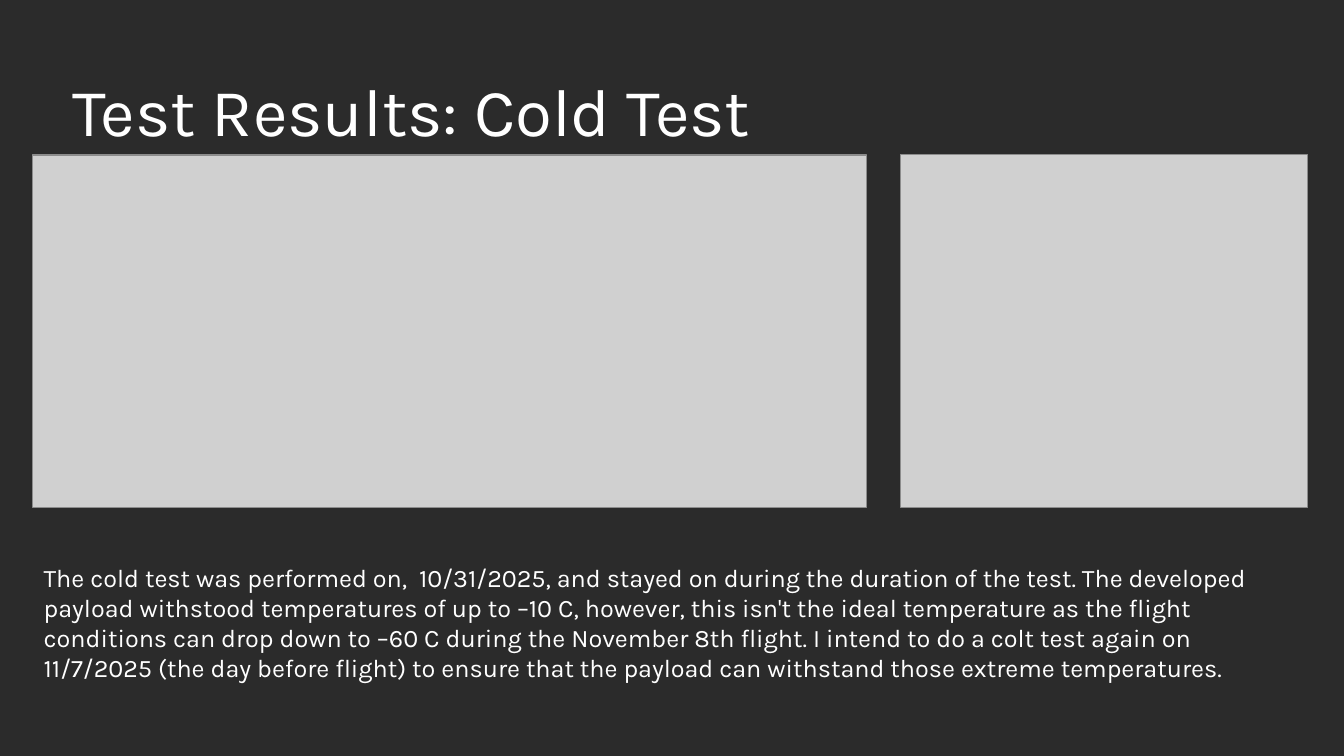
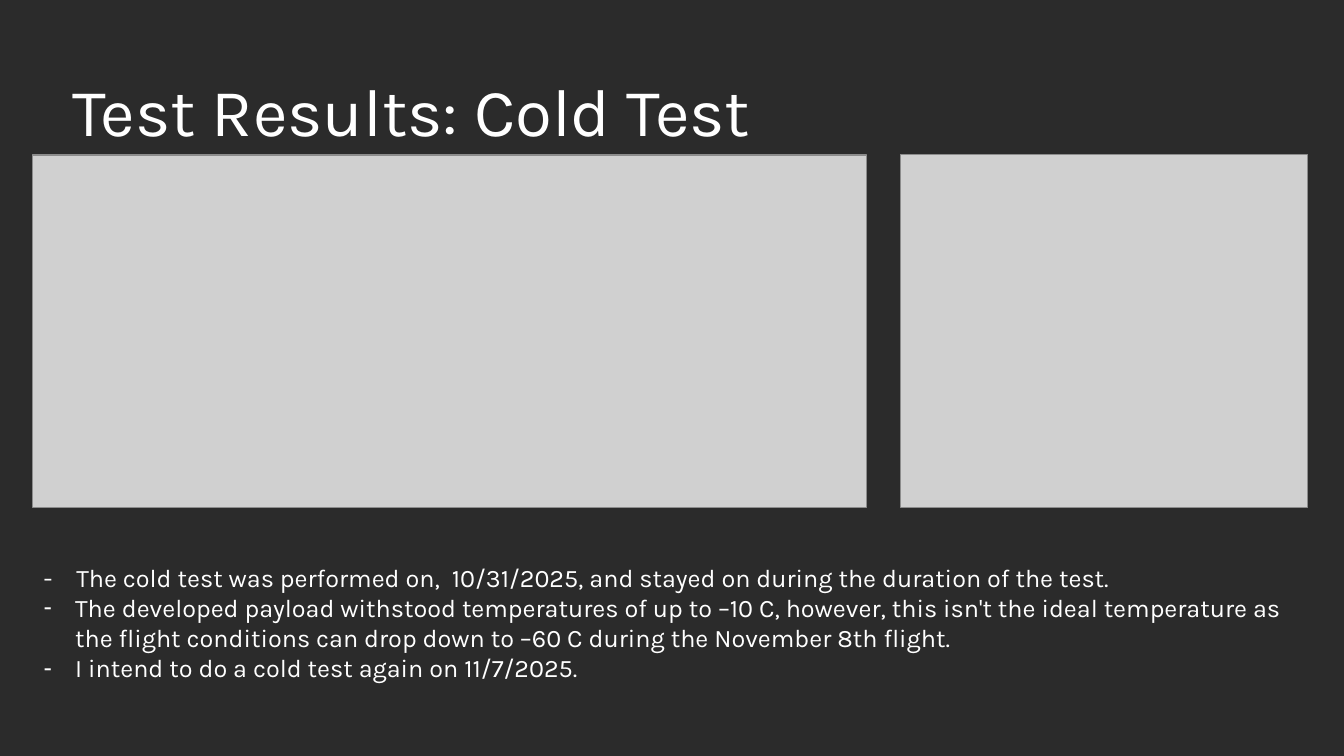
Before and after one commit to ArianR03/tinyml-demosat, a slide deck: slide 5 of design reviews/Fall FRR.pptx. Drawn at 1344x756 pixels with LibreOffice and Linux fonts; fonts in the diff are those of the drawing; grey boxes stand for pictures; background and template pictures are left out; a plain dark background stands for a picture behind light text. Boxes give left, top, right and bottom in pixels: in the first picture for what was removed or moved away, otherwise in the second. Text is boxed around its words. In the diff, an @@ line names an element or a change of style, - is before the commit and + after.

Commit message:
update FRR

```diff
--- a/design reviews/Fall FRR.pptx
+++ b/design reviews/Fall FRR.pptx
@@ text at (75, 568, 1280, 683): text changed @@
-The cold test was performed on, 10/31/2025, and stayed on during the duration of the test. The developed payload withstood temperatures of up to –10 C, however, this isn't the ideal temperature as the flight conditions can drop down to –60 C during the November 8th flight. I intend to do a colt test again on 11/7/2025 (the day before flight) to ensure that the payload can withstand those extreme temperatures.
+- The cold test was performed on, 10/31/2025, and stayed on during the duration of the test.
+– The developed payload withstood temperatures of up to –10 C, however, this isn't the ideal temperature as the flight conditions can drop down to –60 C during the November 8th flight.
+– I intend to do a cold test again on 11/7/2025.
```
Also in this commit, not shown: 1 other slide changed.
